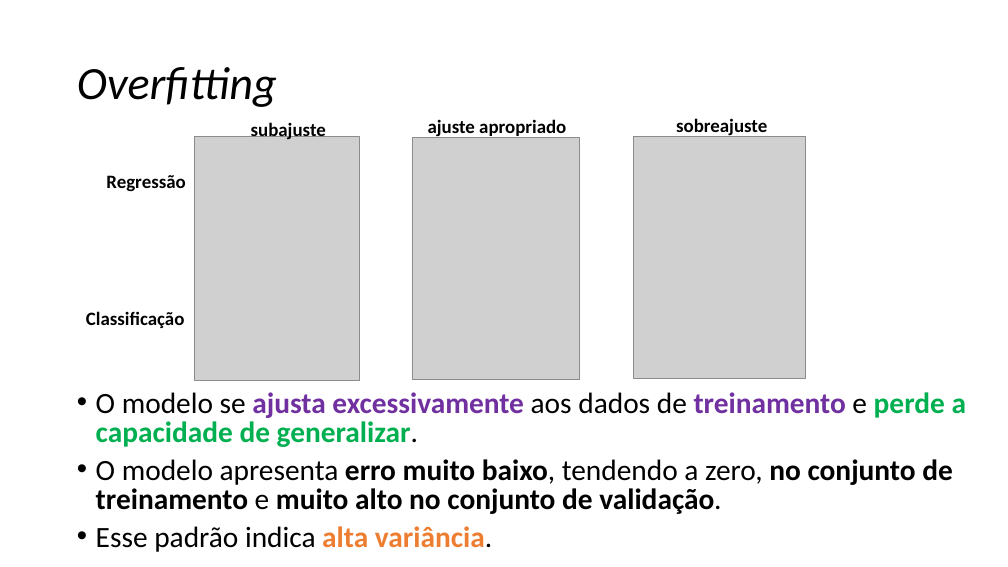
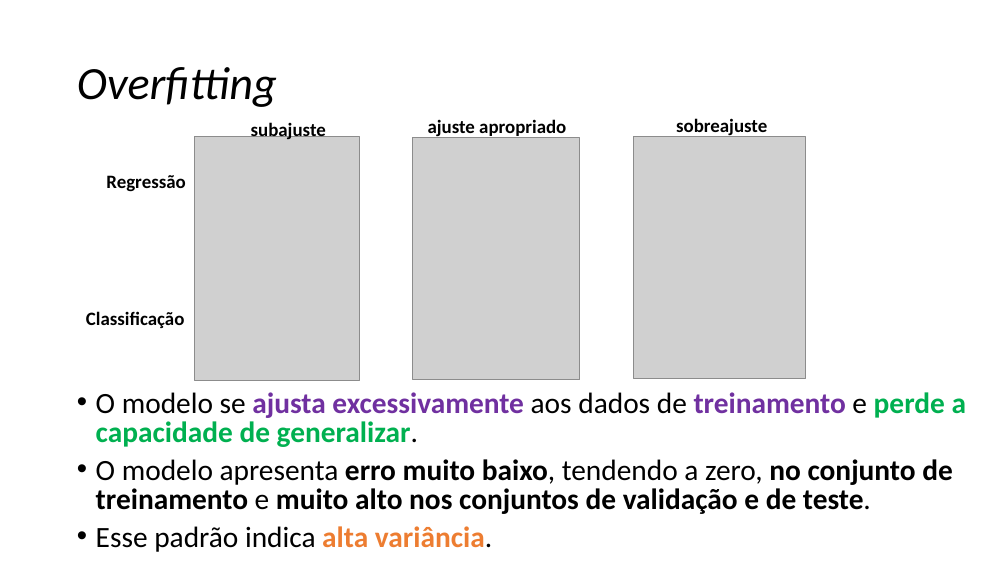
Before and after one commit to zz4fap/c24_inteligencia_artificial, a slide deck: slide 68 of slides/C24_Regressão.pptx. Drawn at 1008x567 pixels with LibreOffice and Linux fonts; fonts in the diff are those of the drawing; grey boxes stand for pictures. Boxes give left, top, right and bottom in pixels: in the first picture for what was removed or moved away, otherwise in the second. Text is boxed around its words. In the diff, an @@ line names an element or a change of style, - is before the commit and + after.

```diff
--- a/slides/C24_Regressão.pptx
+++ b/slides/C24_Regressão.pptx
@@ text at <box>96,459,953,514</box>: text changed @@
-• O modelo apresenta erro muito baixo, tendendo a zero, no conjunto de treinamento e muito alto no conjunto de validação.
+• O modelo apresenta erro muito baixo, tendendo a zero, no conjunto de treinamento e muito alto nos conjuntos de validação e de teste.
```
Also in this commit, not shown: 11 other slides changed, 1 other file.
